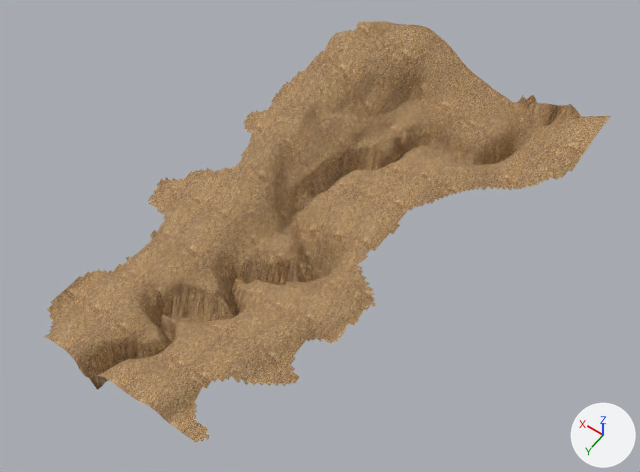
What one commit did to the Blender file Assets/GameAssets/3dModels/Racing_Map.blend.
Both versions are drawn from a 50 mm lens placed at (-9.27, 12.63, 19.04), pointed at (-0.54, 0.41, -0.16). The axes (+X, +Y, +Z) are drawn at lower right. The lights are the same throughout.
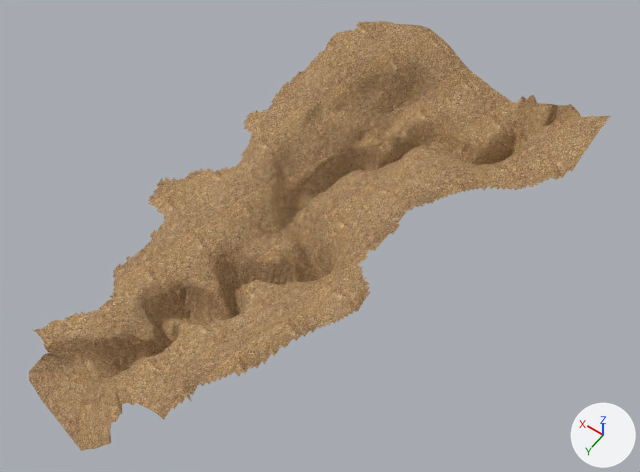
Where the newer file only moved an object's origin or applied its transform, the numbers keep the older frame.

Changed parts and their boxes [x1, y1, x2, y2] in the pictures (640 x 472 px; the box of a moved part takes in the faces that stretch with it):
'Plane', reshaped
    before: [44, 21, 611, 443]
    after: [29, 21, 611, 451]
part 1 of me_plane, moved or reshaped
    before: [44, 269, 376, 443]
    after: [29, 284, 246, 451]
part 2 of me_plane, moved or reshaped
    before: [299, 261, 321, 282]
    after: [299, 261, 320, 282]
part 3 of me_plane, surface changed
    both: [71, 21, 610, 395]

Patch to the scene script:
```diff
--- a/Assets/GameAssets/3dModels/Racing_Map.blend.py
+++ b/Assets/GameAssets/3dModels/Racing_Map.blend.py
@@ me_plane @@
 # used by ob_plane; location = (-0.28, 0.0, 0.0); scale = (4.79, 6.88, 4.32)
-me_plane.from_pydata(...)  # 10898 vertices, 10580 faces, 3 loose edges; spans x -1.06..0.98, y -1.06..1.04, z -0.36..0.38
+me_plane.from_pydata(...)  # 10385 vertices, 10086 faces, 2 loose edges; spans x -1.06..0.98, y -1.06..1.21, z -0.48..0.38
+# me_plane part 1: 488 vertices moved from x -0.09..0.75, y 0.37..1.03, z -0.35..0.04 to x -0.11..0.84, y 0.37..1.17, z -0.38..0.0; 598 vertices removed from x -0.59..0.91, y 0.18..1.04, z -0.35..0.04; 85 vertices added at x -0.14..0.85, y 0.59..1.21, z -0.48..-0.01
+# me_plane part 2: 3 vertices moved from x -0.08..-0.03, y 0.15..0.17, z -0.19..-0.17 to x -0.08..-0.05, y 0.15..0.17, z -0.27..-0.23
+# me_plane part 3: 9909 kept faces spanning x -1.06..0.98, y -1.06..1.17, z -0.38..0.38 get new texture (UV) coordinates
 me_plane.materials.append(mat_material_003)
```
